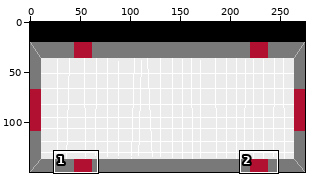
Pixel-art file, stored at sprites/gamescreen.ase. Above: a wide view before the commit, with the close-up outlined.
Close-up. Before the edit:
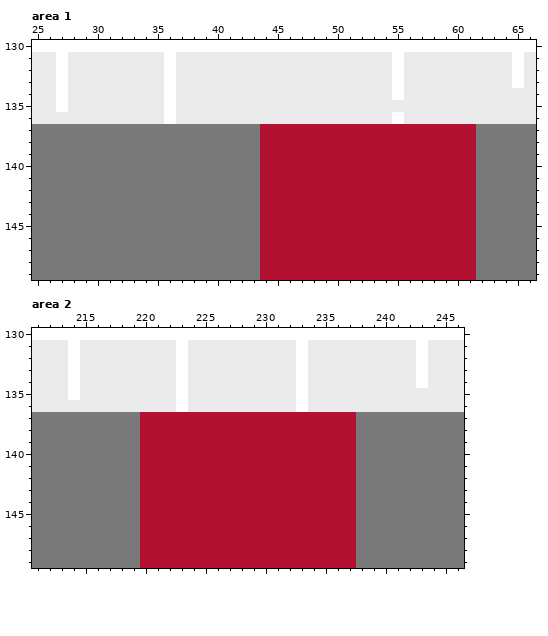
275x150 pixels, 1 frame. Shown: area 1: x 25..66, y 130..149; area 2: x 211..246, y 130..149. The commit also changed other parts of the picture, which this record leaves out.
After the commit:
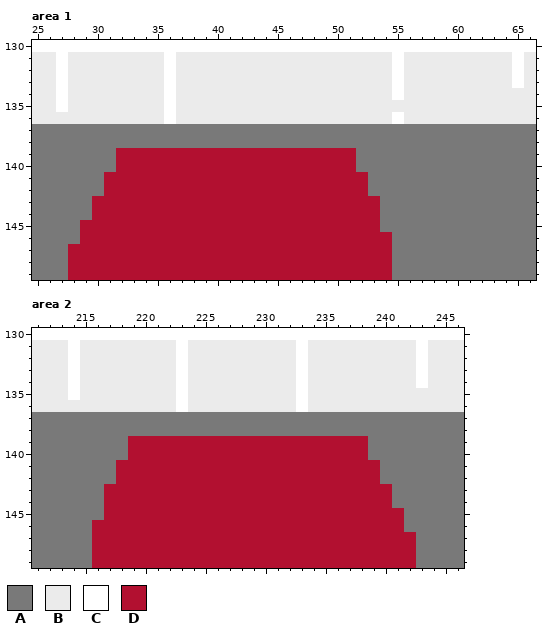
Palette (. is transparent): A #797979  B #ebebeb  C #ffffff  D #b21030
Changes in this commit:
Area 1, layer "pipes":
Colour D gives way to colour A in rows 137 to 138 at x 44 to 61; in rows 139 to 140 at x 52 to 61; in rows 141 to 142 at x 53 to 61; in rows 143 to 145 at x 54 to 61; in rows 146 to 149 at x 55 to 61.
Colour A gives way to colour D in rows 139 to 140 at x 32 to 43; in rows 141 to 142 at x 31 to 43; in rows 143 to 144 at x 30 to 43; in rows 145 to 146 at x 29 to 43; in rows 147 to 149 at x 28 to 43.
Area 2, layer "pipes":
Colour D gives way to colour A in rows 137 to 138 at x 220 to 237.
Colour A gives way to colour D in rows 139 to 140 at x 219 and 238; in rows 141 to 142 at x 218 to 219 and 238 to 239; in rows 143 to 144 at x 217 to 219 and 238 to 240; in row 145 at x 217 to 219 and 238 to 241; in row 146 at x 216 to 219 and 238 to 241; in rows 147 to 149 at x 216 to 219 and 238 to 242.
Changed places in both close-ups, as pixel boxes (x1, y1, x2, y2):
changed: (68, 124, 476, 280)
changed: (92, 412, 416, 568)
